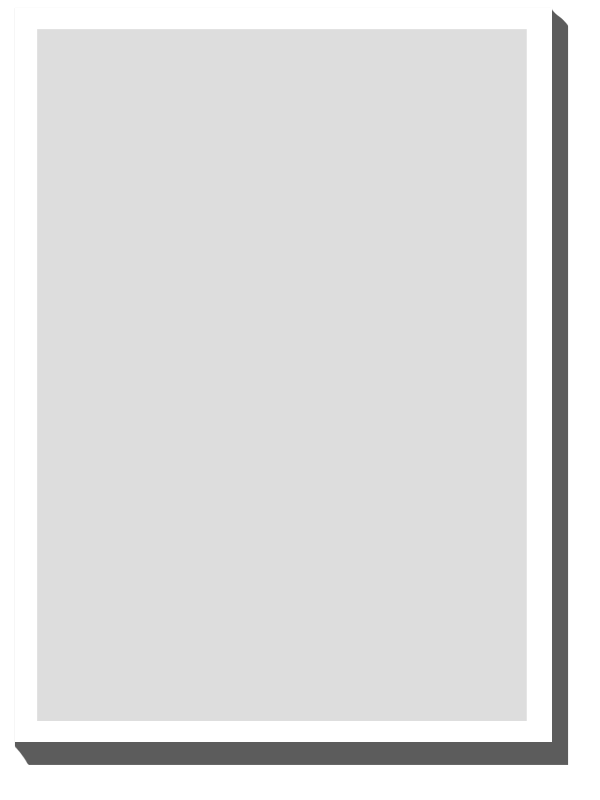
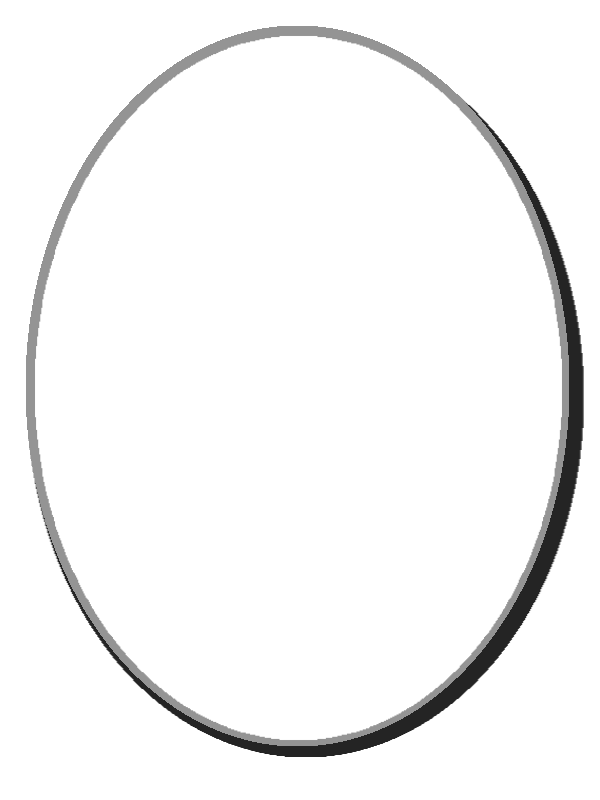
Before/after of a 600px x 800px layered artwork. What changed in the layer stack:
added layer "Pasted Layer #1" above "Background" over [35, 35, 562, 741]
showed "Background", painted on it over [26, 26, 569, 746]
added layer "Right Shadow" above "Left Shadow" over [27, 37, 584, 757]
hid "Square copy #1", painted on it over [14, 7, 570, 759]
hid "Square copy", painted on it over [14, 7, 579, 765]
painted on "Square" over [14, 7, 569, 765]
